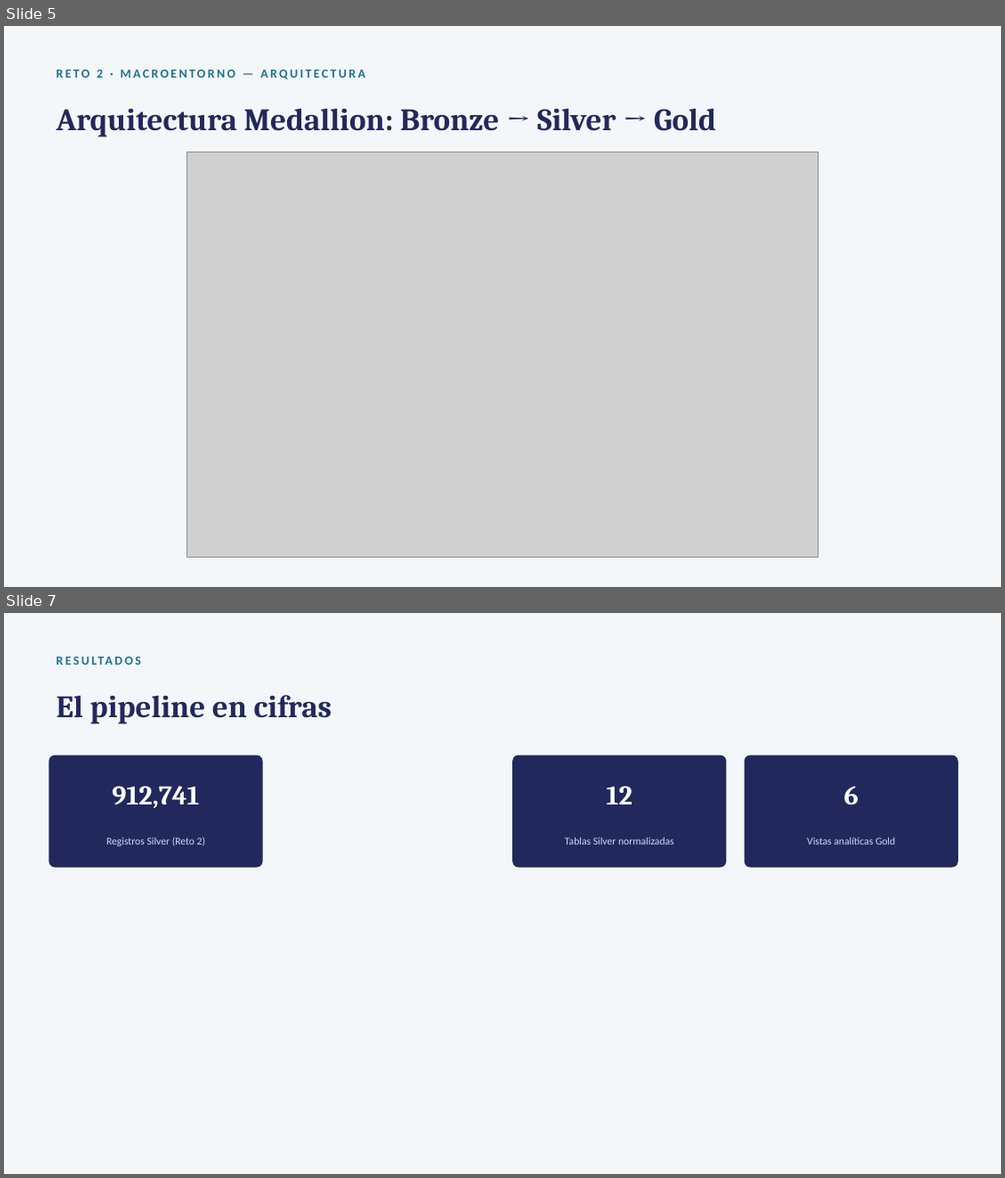
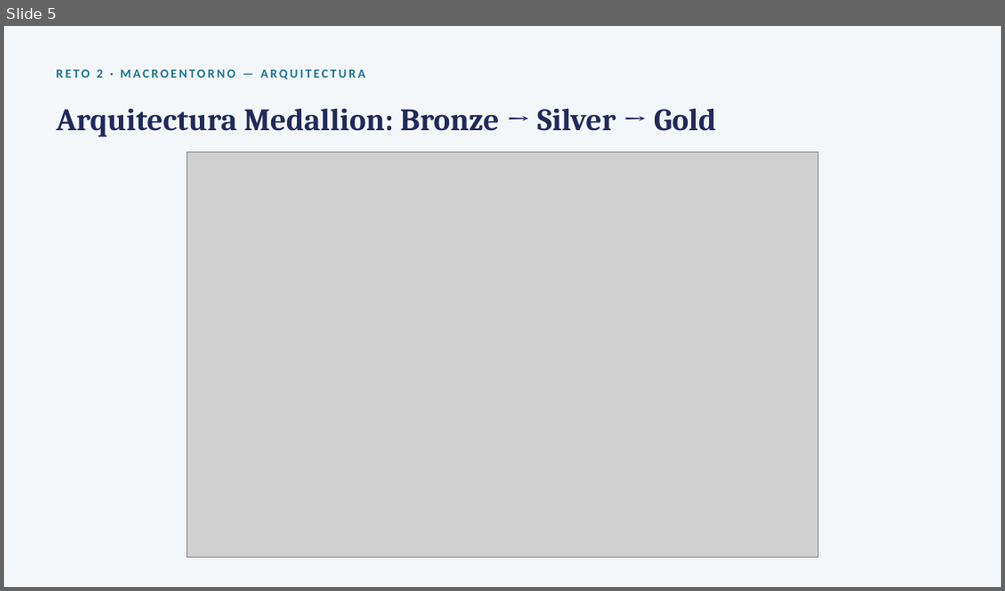
Before and after one commit to MathLeoYa/Practicum_2.2, a slide deck: Reto final/Macroentorno_Ecuatoriano_Presentacion.pptx. Shown one above the other, each under a label of ours: slides 5 and 7 before the commit, slide 5 after it; the slides between them are not shown. The pictures are 1005x1178 and 1005x591 pixels, drawn with LibreOffice and Linux fonts; fonts in the diff are those of the drawing; grey boxes stand for pictures. Boxes give left, top, right and bottom in pixels: in the first picture for what was removed or moved away, otherwise in the second. Text is boxed around its words. In the diff, an @@ line names an element or a change of style, - is before the commit and + after.

```diff
--- a/Reto final/Macroentorno_Ecuatoriano_Presentacion.pptx
+++ b/Reto final/Macroentorno_Ecuatoriano_Presentacion.pptx
@@ slide 7 removed at (x1=4, y1=613, x2=1001, y2=1174), background #F4F7F9 @@
@@ text removed at (x1=48, y1=647, x2=647, y2=673) @@
-RESULTADOS
@@ text removed at (x1=57, y1=695, x2=332, y2=724) @@
-El pipeline en cifras
@@ rounded rectangle removed at (x1=48, y1=755, x2=263, y2=868) @@
@@ rounded rectangle removed at (x1=512, y1=755, x2=727, y2=868) @@
@@ rounded rectangle removed at (x1=744, y1=755, x2=958, y2=868) @@
@@ text removed at (x1=112, y1=786, x2=199, y2=808) @@
-912,741
@@ text removed at (x1=607, y1=786, x2=632, y2=804) @@
-12
@@ text removed at (x1=844, y1=786, x2=858, y2=804) @@
-6
@@ text removed at (x1=106, y1=836, x2=205, y2=846) @@
-Registros Silver (Reto 2)
@@ text removed at (x1=565, y1=837, x2=674, y2=844) @@
-Tablas Silver normalizadas
@@ text removed at (x1=807, y1=837, x2=895, y2=844) @@
-Vistas analíticas Gold
```
Also in this commit, not shown: 6 slides changed, 2 slides added, 13 other files.
